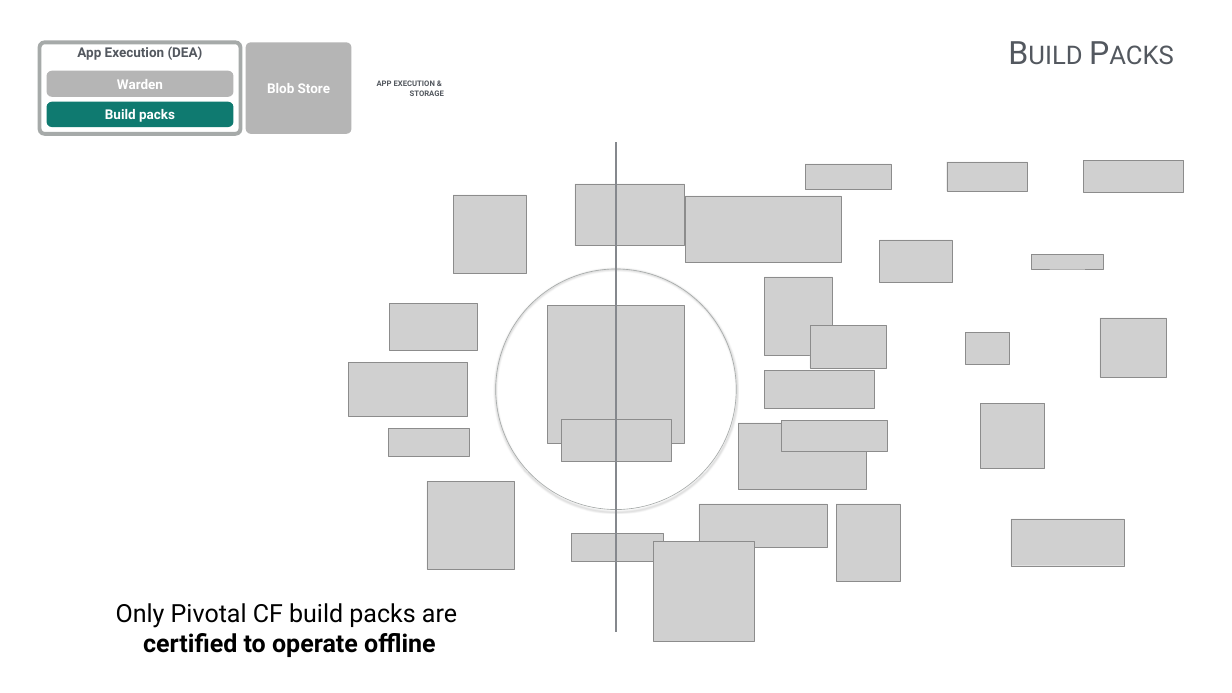
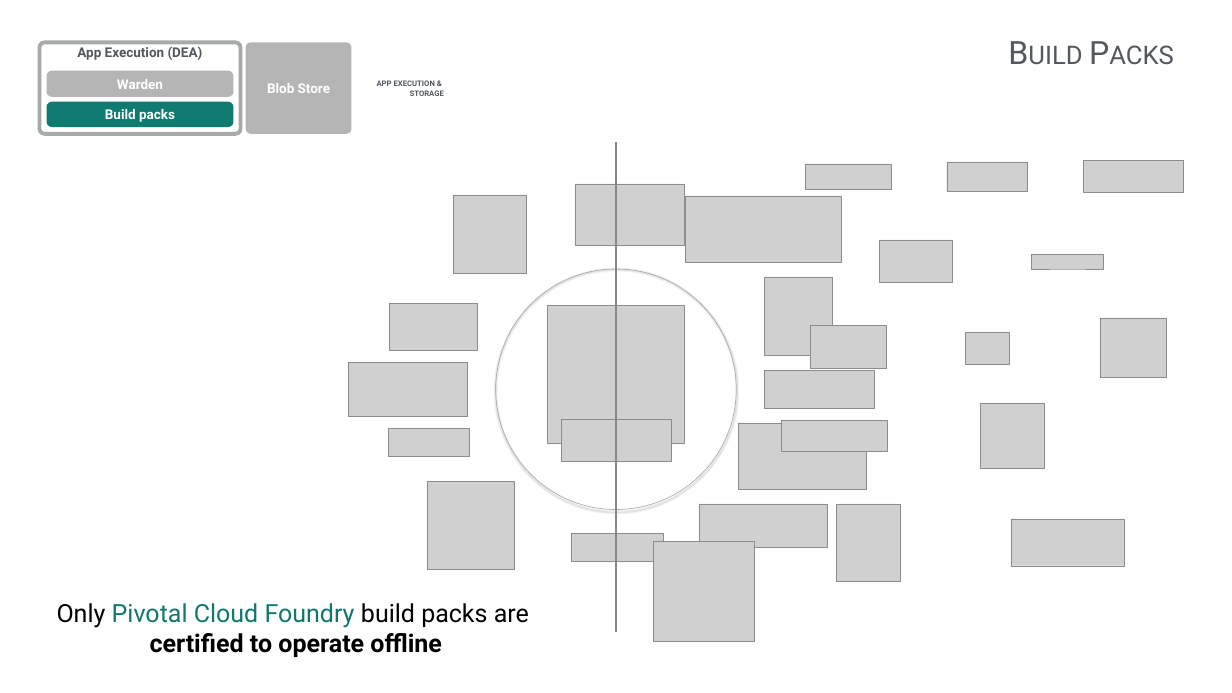
Before and after one commit to krujos/pcf-workshop, a slide deck: slide 23 of overview/Technical_Overview.pptx. Drawn at 1232x693 pixels with LibreOffice and Linux fonts; fonts in the diff are those of the drawing; grey boxes stand for pictures; background and template pictures are left out. Boxes give left, top, right and bottom in pixels: in the first picture for what was removed or moved away, otherwise in the second. Text is boxed around its words. In the diff, an @@ line names an element or a change of style, - is before the commit and + after.

```diff
--- a/overview/Technical_Overview.pptx
+++ b/overview/Technical_Overview.pptx
@@ text "Only Pivotal Cloud Foundry build ...": place and size @@
-text "Only Pivotal Cloud Foundry build ..." at <box>116,603,457,657</box>
+text "Only Pivotal Cloud Foundry build ..." at <box>57,603,529,657</box>
@@ text at <box>57,603,529,628</box>: text changed; text colour #000000 to #10786D @@
-Only Pivotal CF build packs are
+Only Pivotal Cloud Foundry build packs are
```
Also in this commit, not shown: 12 other slides changed, 4 slides added, 2 slides removed.
